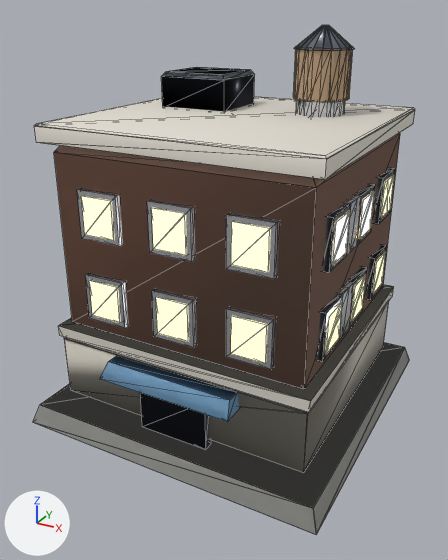
The glTF model rust-ra2/assets/models/props/civilian_building_intact.glb: old version first, new version second.
Camera for both pictures: a camera (50 mm lens) standing at (1.68, -3.24, 2.42) and looking at (-0.01, -0.15, 0.88). Arrows for +X, +Y and +Z are at lower left; the lights stay in place. The picture after the commit comes second. Mesh edges are drawn as thin lines. Where no turn or scale is listed for an object, it has been applied to the vertices. Vertices at exactly the same position are counted once.

Script lines for the objects in view, before the commit:
```python
me_civilian_building_intact_mesh = bpy.data.meshes.new('civilian_building_intact_mesh')
me_civilian_building_intact_mesh.from_pydata(...)  # 607 vertices, 972 faces; spans x -0.96..0.96, y -0.96..0.96, z 0.0..2.33
# faces by material slot: [12, 104, 368, 288, 176, 24]
me_civilian_building_intact_mesh.materials.append(mat_propprimary)
me_civilian_building_intact_mesh.materials.append(mat_darkgunmetal)
me_civilian_building_intact_mesh.materials.append(mat_steeltrim)
me_civilian_building_intact_mesh.materials.append(mat_propemissive)
me_civilian_building_intact_mesh.materials.append(mat_vertexpalettesurface)
me_civilian_building_intact_mesh.materials.append(mat_darkobsidianaccent)
me_civilian_building_intact_mesh_lod1 = bpy.data.meshes.new('civilian_building_intact_mesh_LOD1')
me_civilian_building_intact_mesh_lod1.from_pydata(...)  # 298 vertices, 468 faces; spans x -0.96..0.96, y -0.96..0.96, z 0.0..2.33
# faces by material slot: [12, 96, 168, 44, 124, 24]
me_civilian_building_intact_mesh_lod1.materials.append(mat_propprimary)
me_civilian_building_intact_mesh_lod1.materials.append(mat_darkgunmetal)
me_civilian_building_intact_mesh_lod1.materials.append(mat_steeltrim)
me_civilian_building_intact_mesh_lod1.materials.append(mat_propemissive)
me_civilian_building_intact_mesh_lod1.materials.append(mat_vertexpalettesurface)
me_civilian_building_intact_mesh_lod1.materials.append(mat_darkobsidianaccent)
ob_hull = bpy.data.objects.new('Hull', me_civilian_building_intact_mesh)
ob_hull.location = (0.0, 0.0, 0.0)
ob_hull_lod1 = bpy.data.objects.new('Hull_LOD1', me_civilian_building_intact_mesh_lod1)
ob_hull_lod1.location = (0.0, 0.0, 0.0)
```
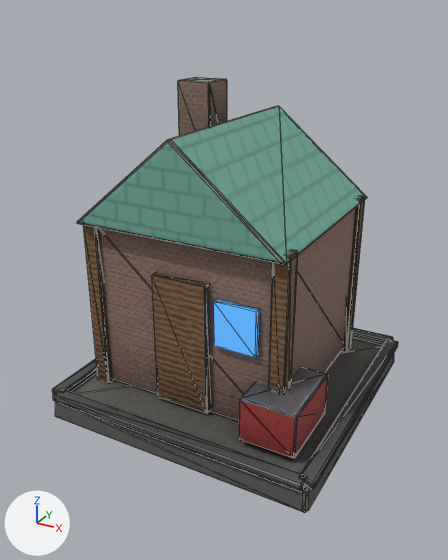
Location of each change, [x1, y1, x2, y2] in pixels of the pictures (448 x 560 px):
'Hull', reshaped (9% narrower, 15% shorter): before [33, 25, 415, 535]; after [52, 77, 398, 512]
'Hull_LOD1', reshaped: before [34, 26, 415, 473]; after [52, 80, 381, 513]
part 1 of me_civilian_building_intact_mesh, added (blue): after [214, 300, 259, 358]
part 2 of me_civilian_building_intact_mesh, rebuilt: before [54, 133, 400, 389]; after [77, 106, 367, 265]
part 3 of me_civilian_building_intact_mesh, deleted: before [33, 25, 415, 535]
part 4 of me_civilian_building_intact_mesh, cut back: after [52, 77, 398, 512]
part 5 of me_civilian_building_intact_mesh_lod1, rebuilt (not visible before): after [77, 107, 286, 264]
part 6 of me_civilian_building_intact_mesh_lod1, rebuilt (not visible before): after [132, 446, 309, 513]
part 7 of me_civilian_building_intact_mesh_lod1, deleted: before [34, 26, 415, 422]
part 8 of me_civilian_building_intact_mesh_lod1, cut back: before [64, 302, 389, 473]; after [52, 201, 381, 490]

Patch to the scene script:
```diff
--- a/rust-ra2/assets/models/props/civilian_building_intact.glb.py
+++ b/rust-ra2/assets/models/props/civilian_building_intact.glb.py
@@ mat_ra2_cyclespbr @@
+mat_ra2_cyclespbr = bpy.data.materials.new('RA2_CyclesPBR')
+# uses the picture img_ra2_base_color
+# uses the picture img_ra2_emissive
+# uses the picture img_ra2_normal
+# uses the picture img_ra2_orm
@@ me_civilian_building_intact_mesh @@
-me_civilian_building_intact_mesh.from_pydata(...)  # 607 vertices, 972 faces; spans x -0.96..0.96, y -0.96..0.96, z 0.0..2.33
-me_civilian_building_intact_mesh.materials.append(mat_propprimary)
-me_civilian_building_intact_mesh.materials.append(mat_darkgunmetal)
-me_civilian_building_intact_mesh.materials.append(mat_steeltrim)
-me_civilian_building_intact_mesh.materials.append(mat_propemissive)
-me_civilian_building_intact_mesh.materials.append(mat_vertexpalettesurface)
-me_civilian_building_intact_mesh.materials.append(mat_darkobsidianaccent)
+me_civilian_building_intact_mesh.from_pydata(...)  # 338 vertices, 616 faces; spans x -0.89..0.89, y -0.89..0.89, z 0.0..2.0
+# me_civilian_building_intact_mesh part 1: a new loose piece, a box spanning x 0.15..0.41, y -0.565..-0.515, z 0.66..0.94, in mat_ra2_cyclespbr
+# me_civilian_building_intact_mesh part 2: the loose piece of 12 vertices spanning x -0.76..0.76, y -0.72..0.72, z 0.66..1.76 is rebuilt with 18 vertices and now spans x -0.75..0.59, y -0.62..0.74, z 1.26..1.81, in mat_ra2_cyclespbr
+# me_civilian_building_intact_mesh part 3: 58 loose pieces with 575 vertices, spanning x -0.96..0.96, y -0.96..0.96, z 0.0..2.33, are deleted
+# me_civilian_building_intact_mesh part 4: 20 vertices removed from x -0.8..0.8, y -0.76..0.76, z 0.55..2.06; 312 vertices added at x -0.89..0.89, y -0.89..0.89, z 0.0..2.0
+me_civilian_building_intact_mesh.materials.append(mat_ra2_cyclespbr)
@@ me_civilian_building_intact_mesh_lod1 @@
-me_civilian_building_intact_mesh_lod1.from_pydata(...)  # 298 vertices, 468 faces; spans x -0.96..0.96, y -0.96..0.96, z 0.0..2.33
-me_civilian_building_intact_mesh_lod1.materials.append(mat_propprimary)
-me_civilian_building_intact_mesh_lod1.materials.append(mat_darkgunmetal)
-me_civilian_building_intact_mesh_lod1.materials.append(mat_steeltrim)
-me_civilian_building_intact_mesh_lod1.materials.append(mat_propemissive)
-me_civilian_building_intact_mesh_lod1.materials.append(mat_vertexpalettesurface)
-me_civilian_building_intact_mesh_lod1.materials.append(mat_darkobsidianaccent)
+me_civilian_building_intact_mesh_lod1.from_pydata(...)  # 107 vertices, 154 faces; spans x -0.89..0.89, y -0.89..0.89, z 0.01..2.0
+# me_civilian_building_intact_mesh_lod1 part 5: the loose piece of 12 vertices spanning x -0.76..0.76, y -0.72..0.72, z 0.66..1.76 is rebuilt with 6 vertices and now spans x -0.75..0.59, y -0.61..0.73, z 1.26..1.81, in mat_ra2_cyclespbr
+# me_civilian_building_intact_mesh_lod1 part 6: the loose piece of 8 vertices spanning x -0.96..0.96, y -0.96..0.96, z 0.0..0.12 is rebuilt with 8 vertices and now spans x -0.86..0.86, y -0.86..0.86, z 0.01..0.15, in mat_ra2_cyclespbr
+# me_civilian_building_intact_mesh_lod1 part 7: 35 loose pieces with 262 vertices, spanning x -0.82..0.82, y -0.9..0.78, z 0.12..2.33, are deleted
+# me_civilian_building_intact_mesh_lod1 part 8
+# 16 vertices are removed from x -0.82..0.82, y -0.78..0.78, z 0.17..0.65
+# 34 faces are deleted
+# 53 vertices are added at x -0.89..0.89, y -0.89..0.89, z 0.15..1.29
+# 16 new vertices lie (0.1, 0.0, 0.0) away from vertices in x -0.75..0.49, y -0.56..0.68, z 0.15..1.29
+# 98 new faces join them
+# other edits to the shape of me_civilian_building_intact_mesh_lod1 do not show in these pictures
+me_civilian_building_intact_mesh_lod1.materials.append(mat_ra2_cyclespbr)
```
